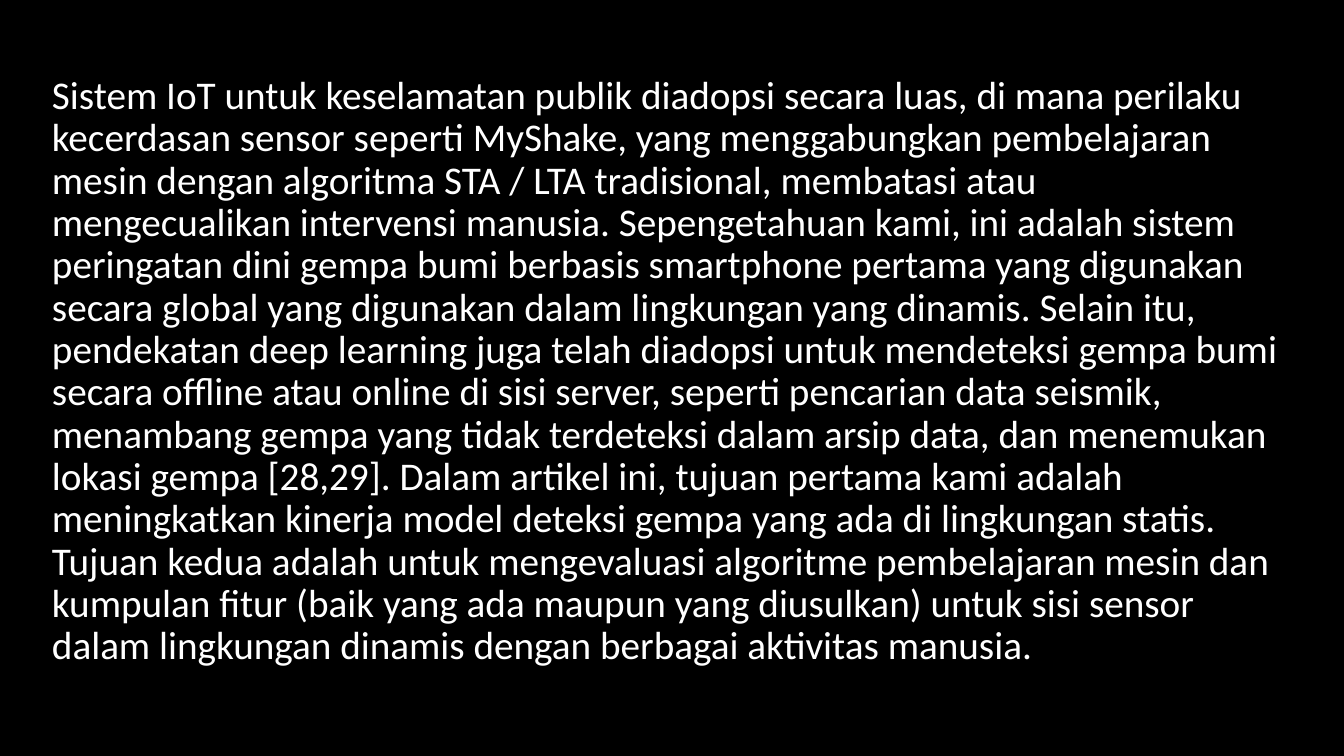
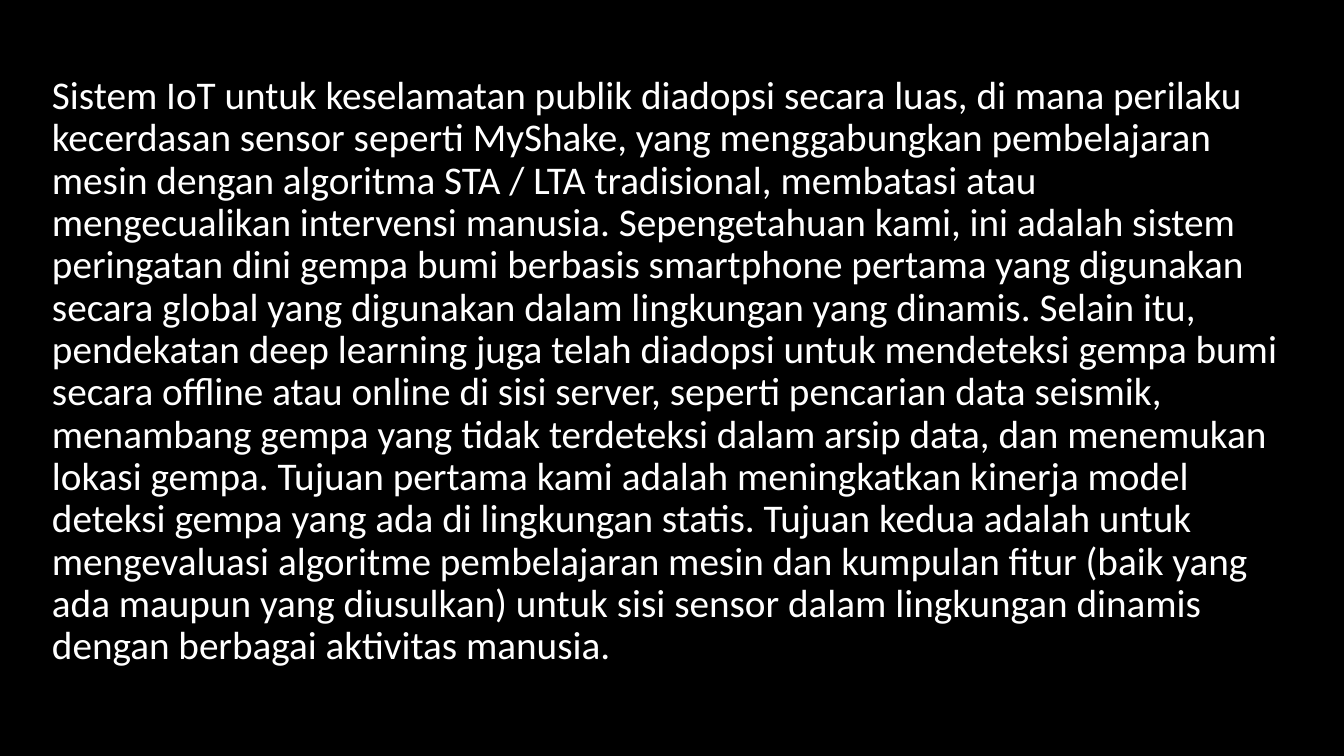
Before and after one commit to juvina03/SBP, a slide deck: slide 10 of PPT_Presentasi_SBP.pptx. Drawn at 1344x756 pixels with LibreOffice and Linux fonts; fonts in the diff are those of the drawing. Boxes give left, top, right and bottom in pixels: in the first picture for what was removed or moved away, otherwise in the second. Text is boxed around its words. In the diff, an @@ line names an element or a change of style, - is before the commit and + after.

```diff
--- a/PPT_Presentasi_SBP.pptx
+++ b/PPT_Presentasi_SBP.pptx
@@ text at (52, 81, 1277, 666): text changed @@
-Sistem IoT untuk keselamatan publik diadopsi secara luas, di mana perilaku kecerdasan sensor seperti MyShake, yang menggabungkan pembelajaran mesin dengan algoritma STA / LTA tradisional, membatasi atau mengecualikan intervensi manusia. Sepengetahuan kami, ini adalah sistem peringatan dini gempa bumi berbasis smartphone pertama yang digunakan secara global yang digunakan dalam lingkungan yang dinamis. Selain itu, pendekatan deep learning juga telah diadopsi untuk mendeteksi gempa bumi secara offline atau online di sisi server, seperti pencarian data seismik, menambang gempa yang tidak terdeteksi dalam arsip data, dan menemukan lokasi gempa [28,29]. Dalam artikel ini, tujuan pertama kami adalah meningkatkan kinerja model deteksi gempa yang ada di lingkungan statis. Tujuan kedua adalah untuk mengevaluasi algoritme pembelajaran mesin dan kumpulan fitur (baik yang ada maupun yang diusulkan) untuk sisi sensor dalam lingkungan dinamis dengan berbagai aktivitas manusia.
+Sistem IoT untuk keselamatan publik diadopsi secara luas, di mana perilaku kecerdasan sensor seperti MyShake, yang menggabungkan pembelajaran mesin dengan algoritma STA / LTA tradisional, membatasi atau mengecualikan intervensi manusia. Sepengetahuan kami, ini adalah sistem peringatan dini gempa bumi berbasis smartphone pertama yang digunakan secara global yang digunakan dalam lingkungan yang dinamis. Selain itu, pendekatan deep learning juga telah diadopsi untuk mendeteksi gempa bumi secara offline atau online di sisi server, seperti pencarian data seismik, menambang gempa yang tidak terdeteksi dalam arsip data, dan menemukan lokasi gempa. Tujuan pertama kami adalah meningkatkan kinerja model deteksi gempa yang ada di lingkungan statis. Tujuan kedua adalah untuk mengevaluasi algoritme pembelajaran mesin dan kumpulan fitur (baik yang ada maupun yang diusulkan) untuk sisi sensor dalam lingkungan dinamis dengan berbagai aktivitas manusia.
```
Also in this commit, not shown: 3 other slides changed.
